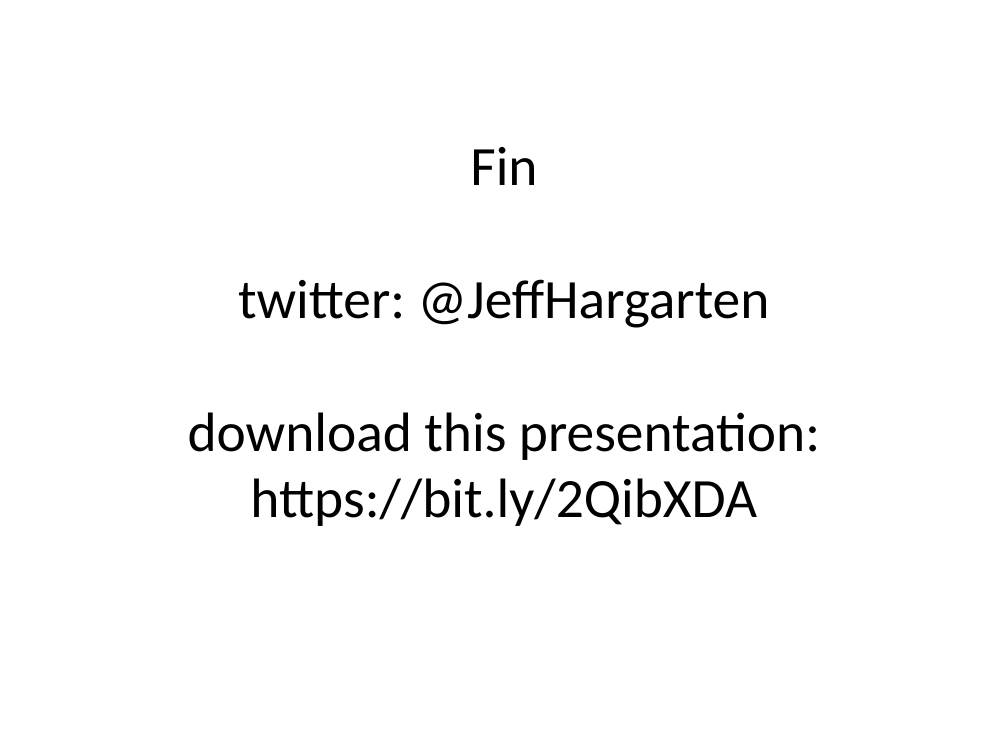
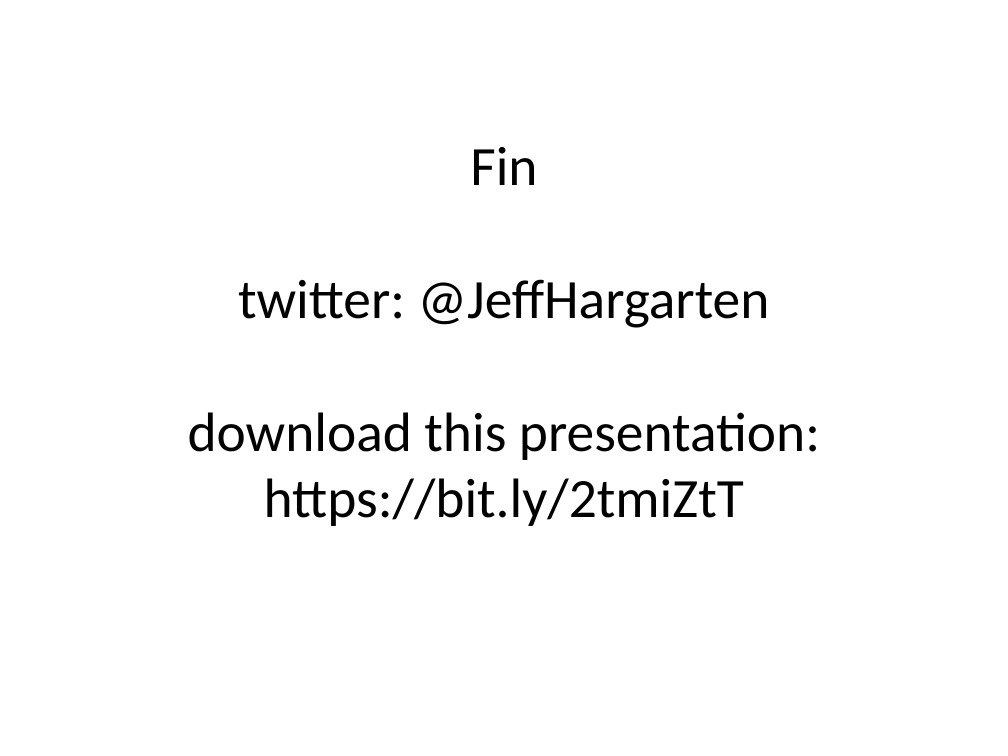
Before and after one commit to jeffhargarten/20181127-umn_class, a slide deck: slide 15 of data_presentation.pptx. Drawn at 1008x756 pixels with LibreOffice and Linux fonts; fonts in the diff are those of the drawing. Boxes give left, top, right and bottom in pixels: in the first picture for what was removed or moved away, otherwise in the second. Text is boxed around its words. In the diff, an @@ line names an element or a change of style, - is before the commit and + after.

```diff
--- a/data_presentation.pptx
+++ b/data_presentation.pptx
@@ title at [188, 147, 820, 526]: text changed @@
-Fin
-twitter: @JeffHargarten
-download this presentation:
-https://bit.ly/2QibXDA
+Fin
+twitter: @JeffHargarten
+download this presentation:
+https://bit.ly/2tmiZtT
```
